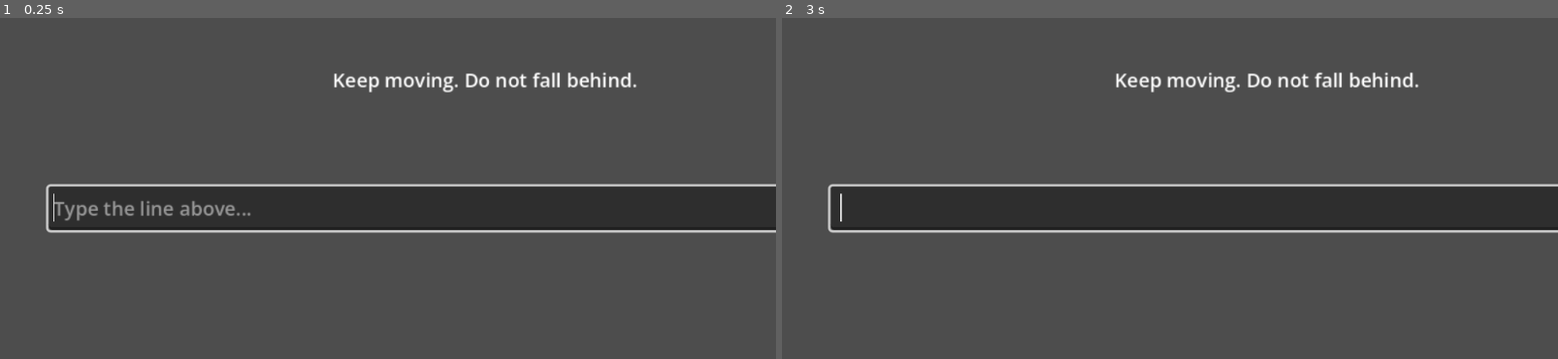
Above: before the commit, frames 1-2 (left to right).
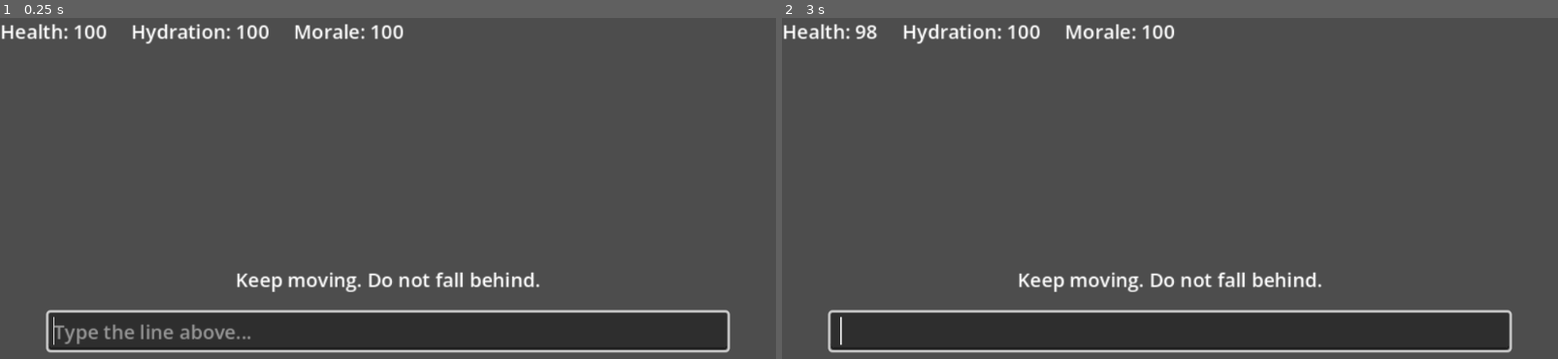
Above: after the commit, the same moments.

Repository: Classy-Brian/The-Long-March
Game: Godot game, scene res://scenes/main/Main.tscn
Two runs of this game, one before a commit and one after it. Both use one fixed random seed, a clock stepped at 60 frames per second and the inputs below.
Inputs:
- Up to frame 1 (0.25 s): no input
- Up to frame 2 (3 s): tap Enter at 0.5, 2 s; tap Space at 1.25, 2.75 s

The runs differ from the first frame. In frame 1, 26% of the frame differs, in the area x 0-100%, y 1-99%; in frame 2, 27%.

Commit message:
Event list, stats HUD, end screens, Pace fixes

Diff:
--- /dev/null
+++ b/events/bad_food.tres
@@ -0,0 +1,19 @@
+[gd_resource type="Resource" script_class="DecisionEvent" format=3 uid="uid://bkcg20xi4fly3"]
+
+[ext_resource type="Script" uid="uid://d33a7xio2g6x8" path="res://scripts/decision_event.gd" id="1_3hg6l"]
+
+[resource]
+script = ExtResource("1_3hg6l")
+prompt_text = "Rice is passed down the line from a pot crawling with maggots. It is the first food anyone has been offered in two days."
+a_text = "Eat it."
+a_success_chance = 60.0
+a_success_result = "It is sour and wrong, but it stays down."
+a_success_morale = -5.0
+a_failure_result = "Within the hour you are doubled over at the roadside."
+a_failure_health = -20.0
+a_failure_hydration = -10.0
+a_failure_morale = -10.0
+b_text = "Pass it on."
+b_success_result = "You hand the bowl back and keep your eyes on the road."
+b_success_morale = -10.0
+metadata/_custom_type_script = "uid://d33a7xio2g6x8"
--- /dev/null
+++ b/scenes/ending/EndScreen.tscn
@@ -0,0 +1,44 @@
+[gd_scene format=3 uid="uid://dx5hm16eexb7j"]
+
+[ext_resource type="Script" uid="uid://sunlx5v7u8kw" path="res://scripts/end_screen.gd" id="1_t27cv"]
+
+[node name="EndScreen" type="Control" unique_id=435567692]
+layout_mode = 3
+anchors_preset = 15
+anchor_right = 1.0
+anchor_bottom = 1.0
+grow_horizontal = 2
+grow_vertical = 2
+script = ExtResource("1_t27cv")
+
+[node name="MarginContainer" type="MarginContainer" parent="." unique_id=701637221]
+layout_mode = 1
+anchors_preset = 15
+anchor_right = 1.0
+anchor_bottom = 1.0
+grow_horizontal = 2
+grow_vertical = 2
+theme_override_constants/margin_left = 40
+theme_override_constants/margin_top = 40
+theme_override_constants/margin_right = 40
+theme_override_constants/margin_bottom = 40
+
+[node name="VBoxContainer" type="VBoxContainer" parent="MarginContainer" unique_id=322565271]
+layout_mode = 2
+size_flags_horizontal = 4
+alignment = 1
+
+[node name="TitleLabel" type="Label" parent="MarginContainer/VBoxContainer" unique_id=1898393983]
+unique_name_in_owner = true
+layout_mode = 2
+size_flags_horizontal = 4
+text = "Title"
+horizontal_alignment = 1
+
+[node name="BodyLabel" type="Label" parent="MarginContainer/VBoxContainer" unique_id=1921642331]
+unique_name_in_owner = true
+custom_minimum_size = Vector2(400, 0)
+layout_mode = 2
+text = "Body"
+horizontal_alignment = 1
+autowrap_mode = 3
--- a/scenes/main/Main.tscn
+++ b/scenes/main/Main.tscn
@@ -1,9 +1,14 @@
 [gd_scene format=3 uid="uid://dwhfje6geg76v"]
 
 [ext_resource type="Script" uid="uid://bvg5hy4d24oti" path="res://scripts/main.gd" id="1_u1xfj"]
+[ext_resource type="Script" uid="uid://d33a7xio2g6x8" path="res://scripts/decision_event.gd" id="2_gyg6b"]
+[ext_resource type="Resource" uid="uid://bu4iqtp4pgl7s" path="res://events/puddle_water.tres" id="3_dc040"]
+[ext_resource type="Resource" uid="uid://bkcg20xi4fly3" path="res://events/bad_food.tres" id="4_1rhdn"]
 
 [node name="Main" type="Node2D" unique_id=969177405]
 script = ExtResource("1_u1xfj")
+events = Array[ExtResource("2_gyg6b")]([ExtResource("3_dc040"), ExtResource("4_1rhdn")])
+pace_lines = Array[String](["Keep moving. Do not fall behind.", "The man ahead of you stumbles. Nobody stops.", "Dust. Sun. The sound of boots. Keep walking."])
 
 [node name="BackgroundLayers" type="ParallaxBackground" parent="." unique_id=800524058]
 
@@ -25,3 +30,24 @@
 
 [node name="UILayer" type="CanvasLayer" parent="." unique_id=87576567]
 unique_name_in_owner = true
+
+[node name="StatsBar" type="HBoxContainer" parent="UILayer" unique_id=157377064]
+anchors_preset = 10
+anchor_right = 1.0
+grow_horizontal = 2
+theme_override_constants/separation = 20
+
+[node name="HealthLabel" type="Label" parent="UILayer/StatsBar" unique_id=1589237977]
+unique_name_in_owner = true
+layout_mode = 2
+text = "Health: 100"
+
+[node name="HydrationLabel" type="Label" parent="UILayer/StatsBar" unique_id=891145366]
+unique_name_in_owner = true
+layout_mode = 2
+text = "Hydration: 100"
+
+[node name="MoraleLabel" type="Label" parent="UILayer/StatsBar" unique_id=610899160]
+unique_name_in_owner = true
+layout_mode = 2
+text = "Morale: 100"
--- a/scenes/relentless_pace/RelentlessPace.tscn
+++ b/scenes/relentless_pace/RelentlessPace.tscn
@@ -11,21 +11,32 @@
 grow_vertical = 2
 script = ExtResource("1")
 
-[node name="TargetLabel" type="Label" parent="." unique_id=1434296622]
+[node name="MarginContainer" type="MarginContainer" parent="." unique_id=305957492]
+layout_mode = 1
+anchors_preset = 15
+anchor_right = 1.0
+anchor_bottom = 1.0
+grow_horizontal = 2
+grow_vertical = 2
+theme_override_constants/margin_left = 40
+theme_override_constants/margin_top = 40
+theme_override_constants/margin_right = 40
+theme_override_constants/margin_bottom = 40
+
+[node name="VBoxContainer" type="VBoxContainer" parent="MarginContainer" unique_id=1255379739]
+layout_mode = 2
+theme_override_constants/separation = 16
+alignment = 1
+
+[node name="TargetLabel" type="Label" parent="MarginContainer/VBoxContainer" unique_id=1434296622]
 unique_name_in_owner = true
-layout_mode = 0
-offset_left = 40.0
-offset_top = 40.0
-offset_right = 760.0
-offset_bottom = 100.0
+custom_minimum_size = Vector2(400, 0)
+layout_mode = 2
 text = "Keep moving. Do not fall behind."
 horizontal_alignment = 1
+autowrap_mode = 3
 
-[node name="InputField" type="LineEdit" parent="." unique_id=1450056374]
+[node name="InputField" type="LineEdit" parent="MarginContainer/VBoxContainer" unique_id=1450056374]
 unique_name_in_owner = true
-layout_mode = 0
-offset_left = 40.0
-offset_top = 140.0
-offset_right = 760.0
-offset_bottom = 176.0
+layout_mode = 2
 placeholder_text = "Type the line above..."
--- /dev/null
+++ b/scripts/end_screen.gd
@@ -0,0 +1,12 @@
+extends Control
+class_name EndScreen
+
+var title_text: String = ""
+var body_text: String = ""
+
+@onready var title_label: Label = %TitleLabel
+@onready var body_label: Label = %BodyLabel
+
+func _ready() -> void:
+	title_label.text = title_text
+	body_label.text = body_text
--- a/scripts/main.gd
+++ b/scripts/main.gd
@@ -2,23 +2,37 @@
 
 const PACE_SCENE: PackedScene = preload("res://scenes/relentless_pace/RelentlessPace.tscn")
 const DECISION_SCENE: PackedScene = preload("res://scenes/decision_point/DecisionPoint.tscn")
-const TEST_EVENT: DecisionEvent = preload("res://events/puddle_water.tres")
+const END_SCENE: PackedScene = preload("res://scenes/ending/EndScreen.tscn")
+
+@export var events: Array[DecisionEvent] = []
+@export var pace_lines: Array[String] = []
 
 @onready var ui_layer: CanvasLayer = %UILayer
+@onready var health_label: Label = %HealthLabel
+@onready var hydration_label: Label = %HydrationLabel
+@onready var morale_label: Label = %MoraleLabel
 
 var current_scene: Node = null
+var _event_index: int = 0
+var _march_over: bool = false
 
 func _ready() -> void:
+	Party.get_main_soldier().changed.connect(_update_stats)
+	Party.soldier_died.connect(_on_soldier_died)
+	_update_stats()
 	_start_pace()
 
 func _start_pace() -> void:
 	var pace: RelentlessPace = PACE_SCENE.instantiate()
+	if not pace_lines.is_empty():
+		pace.target_text = pace_lines[_event_index % pace_lines.size()]
 	pace.segment_completed.connect(_on_pace_completed)
 	_show_screen(pace)
 
 func _start_decision() -> void:
 	var decision: DecisionPoint = DECISION_SCENE.instantiate()
-	decision.event = TEST_EVENT
+	decision.event = events[_event_index]
+	_event_index += 1
 	decision.decision_made.connect(_on_decision_made)
 	_show_screen(decision)
 
@@ -29,9 +43,39 @@
 	ui_layer.add_child(new_scene)
 
 func _on_pace_completed(success: bool) -> void:
+	if _march_over:
+		return
 	print("Pace finished. Success: ", success)
 	_start_decision()
 
 func _on_decision_made() -> void:
-	print("Back to marching.")
-	_start_pace()
+	if _march_over:
+		return
+
+	if _event_index >= events.size():
+		_end_march()
+	else:
+		_start_pace()
+
+func _end_march() -> void:
+	_show_end("The column halts.", "You are still on your feet when the guards call the end of the day's march.")
+
+func _update_stats() -> void:
+	var soldier: Soldier = Party.get_main_soldier()
+	health_label.text = "Health: %d" % soldier.health
+	hydration_label.text = "Hydration: %d" % soldier.hydration
+	morale_label.text = "Morale: %d" % soldier.morale
+
+func _on_soldier_died(soldier: Soldier) -> void:
+	if not soldier.is_main:
+		return
+	_show_end("The march goes on without you.", soldier.death_cause)
+
+func _show_end(title: String, body: String) -> void:
+	if _march_over:
+		return
+	_march_over = true
+	var ending: EndScreen = END_SCENE.instantiate()
+	ending.title_text = title
+	ending.body_text = body
+	_show_screen(ending)
--- a/scripts/relentless_pace.gd
+++ b/scripts/relentless_pace.gd
@@ -10,7 +10,7 @@
 
 @export var target_text: String = "Keep moving. Do not fall behind."
 @export var time_limit: float = 20.0
-@export var health_drain_per_second_behind: float = 5.0
+@export var health_penalty_per_mistake: float = 2.0
 
 @onready var target_label: Label = %TargetLabel
 @onready var input_field: LineEdit = %InputField
@@ -38,12 +38,12 @@
 	if new_text == target_text:
 		_finish(true)
 	elif not target_text.begins_with(new_text):
-		_drain_behind_health(1.0)
+		_apply_mistake_penalty()
 
-func _drain_behind_health(delta_seconds: float) -> void:
-	var main := Party.get_main_soldier()
+func _apply_mistake_penalty() -> void:
+	var main: Soldier = Party.get_main_soldier()
 	if main:
-		main.apply_stat_delta("health", -health_drain_per_second_behind * delta_seconds)
+		main.apply_stat_delta("health", -health_penalty_per_mistake)
 
 func _finish(success: bool) -> void:
 	_finished = true
--- a/scripts/soldier.gd
+++ b/scripts/soldier.gd
@@ -32,6 +32,7 @@
 			morale = clamp(morale + amount, 0.0, 100.0)
 		_:
 			push_warning("Soldier.apply_stat_delta: unknown stat '%s'" % stat)
+	emit_changed()
 	_check_for_death()
 
 func _check_for_death() -> void:
Not shown, added: scripts/end_screen.gd.uid
